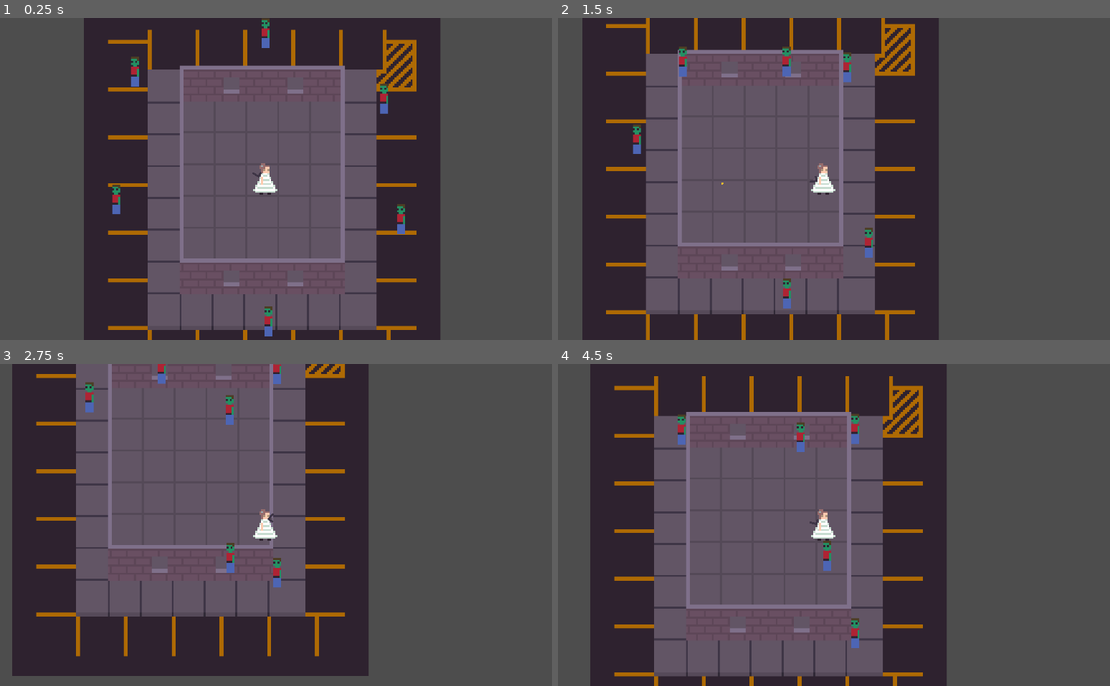
Above: before the commit, frames 1-4 (two rows, left to right).
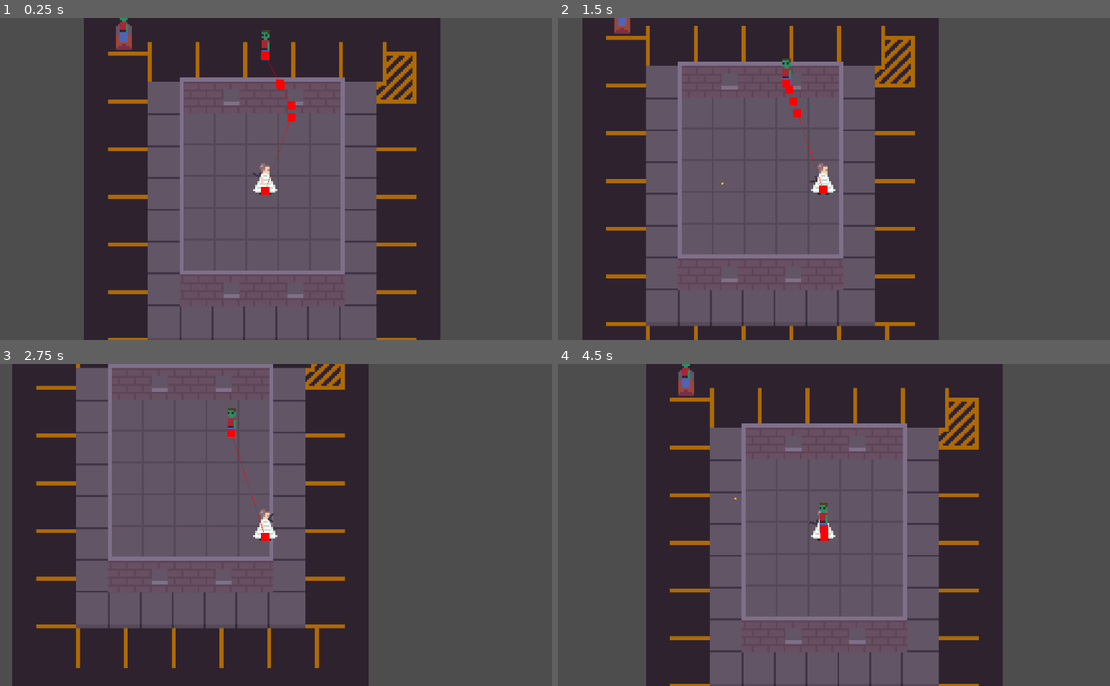
Above: after the commit, the same moments.

Repository: smolsenbiller/godot_projects
Game: Godot game, scene res://scenes/main.tscn
The game is run twice, just before and just after one commit, with the same random seed, the same clock (stepped at 60 frames per second) and the same inputs.
Inputs (mouse positions are in pixels of both pictures, inside the frame that each line leads up to):
- Up to frame 1 (0.25 s): no input
- Up to frame 2 (1.5 s): move the mouse to (949, 162) at 0.52 s; hold Right (move_right) 0.53-1.28 s; click (949, 162) at 0.6 s; move the mouse to (707, 195) at 1.27 s; hold Down (move_down) from 1.28 s (still down); click (707, 195) at 1.35 s
- Up to frame 3 (2.75 s): move the mouse to (320, 454) at 2.02 s; release Down (move_down) at 2.03 s; hold Right (move_right) from 2.03 s (still down); click (320, 454) at 2.1 s
- Up to frame 4 (4.5 s): move the mouse to (795, 589) at 2.77 s; release Right (move_right) at 2.78 s; hold W (move_up) 2.78-3.53 s; click (795, 589) at 2.85 s; move the mouse to (994, 573) at 3.52 s; hold Left (move_left) from 3.53 s (still down); click (994, 573) at 3.6 s; move the mouse to (651, 476) at 4.27 s; click (651, 476) at 4.35 s

The runs differ from the first frame. In frame 1, 9.2% of the frame differs, in the area x 19-76%, y 0-100%; in frame 2, 9.0%; in frame 3, 9.2%; in frame 4, 44%, in the area x 5-81%, y 0-100%.

Commit message:
Added collisions for the windows that will let the zombies in, but wont let the player out. So far the main game loop is still not implemented. The spawning of the zombie broke the pthfinding and whatnot, so I am working onthat.

Diff:
--- a/game-jams/snobbery-&-zombies/scenes/bullet.tscn
+++ b/game-jams/snobbery-&-zombies/scenes/bullet.tscn
@@ -7,6 +7,7 @@
 size = Vector2(1, 1)
 
 [node name="bullet" type="CharacterBody2D" unique_id=920290066 groups=["bullet"]]
+z_index = 1
 collision_layer = 4
 collision_mask = 4
 script = ExtResource("1_y25gk")
--- a/game-jams/snobbery-&-zombies/scenes/main.tscn
+++ b/game-jams/snobbery-&-zombies/scenes/main.tscn
@@ -2,7 +2,9 @@
 
 [ext_resource type="Texture2D" uid="uid://xdwk8x7haa5o" path="res://assets/map.png" id="1_jyhfs"]
 [ext_resource type="PackedScene" uid="uid://bim7fdsr8xi34" path="res://scenes/player.tscn" id="1_o5qli"]
+[ext_resource type="Script" uid="uid://bxy37qxtu1cte" path="res://scripts/main.gd" id="1_tefeu"]
 [ext_resource type="PackedScene" uid="uid://bnok717jrsxeu" path="res://scenes/zombie.tscn" id="2_sugp2"]
+[ext_resource type="Texture2D" uid="uid://dapwke8s2ag04" path="res://assets/grave_spawn.png" id="2_tbgi4"]
 [ext_resource type="Script" uid="uid://dg11d5i52462k" path="res://scripts/zombie.gd" id="3_jyhfs"]
 
 [sub_resource type="NavigationPolygon" id="NavigationPolygon_jyhfs"]
@@ -12,8 +14,10 @@
 agent_radius = 2.0
 
 [node name="main" type="Node2D" unique_id=635146039]
+script = ExtResource("1_tefeu")
 
 [node name="TextureRect" type="TextureRect" parent="." unique_id=2104748532]
+z_as_relative = false
 anchors_preset = 8
 anchor_left = 0.5
 anchor_top = 0.5
@@ -50,6 +54,34 @@
 [node name="CollisionShape2D" type="CollisionPolygon2D" parent="WallCollisions/TopMiddleWall" unique_id=151810860]
 polygon = PackedVector2Array(-11, -49, 13, -49, 13, -47, -11, -47)
 
+[node name="TopLeftWindow" type="StaticBody2D" parent="WallCollisions" unique_id=805726934]
+collision_layer = 2
+collision_mask = 0
+
+[node name="CollisionShape2D" type="CollisionPolygon2D" parent="WallCollisions/TopLeftWindow" unique_id=730267623]
+polygon = PackedVector2Array(-19, -49, -11, -49, -11, -47, -19, -47)
+
+[node name="TopRightWindow" type="StaticBody2D" parent="WallCollisions" unique_id=1781097934]
+collision_layer = 2
+collision_mask = 0
+
+[node name="CollisionShape2D" type="CollisionPolygon2D" parent="WallCollisions/TopRightWindow" unique_id=1652794080]
+polygon = PackedVector2Array(13, -49, 21, -49, 21, -47, 13, -47)
+
+[node name="BottomLeftWindow" type="StaticBody2D" parent="WallCollisions" unique_id=1909451426]
+collision_layer = 2
+collision_mask = 0
+
+[node name="CollisionShape2D" type="CollisionPolygon2D" parent="WallCollisions/BottomLeftWindow" unique_id=324745699]
+polygon = PackedVector2Array(-19, 48, -11, 48, -11, 50, -19, 50)
+
+[node name="BottomRightWindow" type="StaticBody2D" parent="WallCollisions" unique_id=1124488086]
+collision_layer = 2
+collision_mask = 0
+
+[node name="CollisionShape2D" type="CollisionPolygon2D" parent="WallCollisions/BottomRightWindow" unique_id=1392102708]
+polygon = PackedVector2Array(13, 48, 21, 48, 21, 50, 13, 50)
+
 [node name="Player" parent="." unique_id=1871333918 instance=ExtResource("1_o5qli")]
 unique_name_in_owner = true
 position = Vector2(2, -8)
@@ -58,27 +90,11 @@
 position = Vector2(0, -80)
 script = ExtResource("3_jyhfs")
 
-[node name="zombie2" parent="." unique_id=803084713 instance=ExtResource("2_sugp2")]
-position = Vector2(66, -41)
-script = ExtResource("3_jyhfs")
+[node name="NavigationRegion2D" type="NavigationRegion2D" parent="." unique_id=719104958]
+navigation_polygon = SubResource("NavigationPolygon_jyhfs")
 
-[node name="zombie3" parent="." unique_id=869184031 instance=ExtResource("2_sugp2")]
-position = Vector2(73, 14)
-script = ExtResource("3_jyhfs")
-
-[node name="zombie4" parent="." unique_id=1218769839 instance=ExtResource("2_sugp2")]
-position = Vector2(1, 73)
-script = ExtResource("3_jyhfs")
-
-[node name="zombie5" parent="." unique_id=75739882 instance=ExtResource("2_sugp2")]
-position = Vector2(-75, 12)
-script = ExtResource("3_jyhfs")
-
-[node name="zombie6" parent="." unique_id=29782784 instance=ExtResource("2_sugp2")]
-position = Vector2(-68, -57)
-script = ExtResource("3_jyhfs")
-
-[node name="NavigationNodes" type="Node" parent="." unique_id=103499647]
-
-[node name="NavigationRegion2D" type="NavigationRegion2D" parent="NavigationNodes" unique_id=719104958]
-navigation_polygon = SubResource("NavigationPolygon_jyhfs")
+[node name="SpawnTopLeft" type="Sprite2D" parent="." unique_id=168384272]
+position = Vector2(-69, -85)
+texture = ExtResource("2_tbgi4")
+region_enabled = true
+region_rect = Rect2(8, 0, 8, 16)
--- a/game-jams/snobbery-&-zombies/scenes/player.tscn
+++ b/game-jams/snobbery-&-zombies/scenes/player.tscn
@@ -4,22 +4,25 @@
 [ext_resource type="Texture2D" uid="uid://bncc5ni1ps65c" path="res://assets/player.png" id="2_qhqgy"]
 [ext_resource type="SpriteFrames" uid="uid://cgqvbcbpmuq2j" path="res://assets/gun.tres" id="3_qhqgy"]
 
-[sub_resource type="RectangleShape2D" id="RectangleShape2D_0xm2m"]
-size = Vector2(4, 15)
+[sub_resource type="CircleShape2D" id="CircleShape2D_qhqgy"]
+radius = 2.0
 
 [node name="Player" type="CharacterBody2D" unique_id=1871333918]
+z_index = 1
+collision_mask = 3
 script = ExtResource("1_g2els")
 
 [node name="Sprite2D" type="Sprite2D" parent="." unique_id=2117436614]
+position = Vector2(0, -6)
 texture = ExtResource("2_qhqgy")
 centered = false
 offset = Vector2(-8, -8)
 
 [node name="CollisionShape2D" type="CollisionShape2D" parent="." unique_id=2019816212]
-position = Vector2(0, 0.5)
-shape = SubResource("RectangleShape2D_0xm2m")
+shape = SubResource("CircleShape2D_qhqgy")
 
 [node name="Pivot_Anchor" type="Node2D" parent="." unique_id=349510029]
+position = Vector2(0, -6)
 
 [node name="AnimatedSprite2D" type="AnimatedSprite2D" parent="Pivot_Anchor" unique_id=1628357136]
 position = Vector2(5, 0)
@@ -27,3 +30,4 @@
 animation = &"gun"
 
 [node name="Camera2D" type="Camera2D" parent="." unique_id=1791146713]
+position = Vector2(0, -6)
--- a/game-jams/snobbery-&-zombies/scenes/zombie.tscn
+++ b/game-jams/snobbery-&-zombies/scenes/zombie.tscn
@@ -3,12 +3,10 @@
 [ext_resource type="Texture2D" uid="uid://bekfw6xbd1q84" path="res://assets/zombie.png" id="1_1vlb3"]
 
 [sub_resource type="CircleShape2D" id="CircleShape2D_1vlb3"]
-radius = 2.0615528
-
-[sub_resource type="RectangleShape2D" id="RectangleShape2D_1vlb3"]
-size = Vector2(4, 15)
+radius = 2.0
 
 [node name="zombie" type="CharacterBody2D" unique_id=1902990993]
+z_index = 1
 collision_layer = 5
 collision_mask = 5
 
@@ -22,8 +20,4 @@
 shape = SubResource("CircleShape2D_1vlb3")
 
 [node name="NavigationAgent2D" type="NavigationAgent2D" parent="." unique_id=1861570419]
-unique_name_in_owner = true
-
-[node name="body" type="CollisionShape2D" parent="." unique_id=689587835]
-position = Vector2(0, -5.5)
-shape = SubResource("RectangleShape2D_1vlb3")
+debug_enabled = true
--- /dev/null
+++ b/game-jams/snobbery-&-zombies/scripts/main.gd
@@ -0,0 +1,23 @@
+extends Node2D
+
+#preloading the zombie scene because eventually I will be spawning a lot of zombies
+
+@onready var zombie_scene : PackedScene
+
+#Get spawn point. Using a sprite as a refernce
+@onready var spawn_point : Sprite2D = $SpawnTopLeft
+
+func _ready() -> void:
+	await get_tree().physics_frame
+	zombie_scene = load("res://scenes/zombie.tscn")
+	#Instantiating the zombie scene and putting it into a vaiable
+	var new_zombie = zombie_scene.instantiate()
+	#Adding a position to the zombie variable
+	new_zombie.position = spawn_point.position
+	#Adding the zombie to the main scene
+	add_child(new_zombie)
+
+
+# Called every frame. 'delta' is the elapsed time since the previous frame.
+func _process(delta: float) -> void:
+	pass
--- a/game-jams/snobbery-&-zombies/scripts/zombie.gd
+++ b/game-jams/snobbery-&-zombies/scripts/zombie.gd
@@ -1,11 +1,11 @@
-extends CharacterBody2D
-class_name Zombie
+class_name Zombie extends CharacterBody2D
 
 @onready var player: CharacterBody2D = %Player
-@onready var nav_agent: NavigationAgent2D = %NavigationAgent2D
+@onready var nav_agent: NavigationAgent2D = $NavigationAgent2D
 
 var speed: float = 20.0
 var target_position: Vector2
+
 
 func _ready() -> void:
 	nav_agent.path_desired_distance = 1.0
Binary file added: game-jams/snobbery-&-zombies/assets/grave_spawn.png
Not shown, added: game-jams/snobbery-&-zombies/assets/grave_spawn.png.import
Not shown, added: game-jams/snobbery-&-zombies/scripts/main.gd.uid
